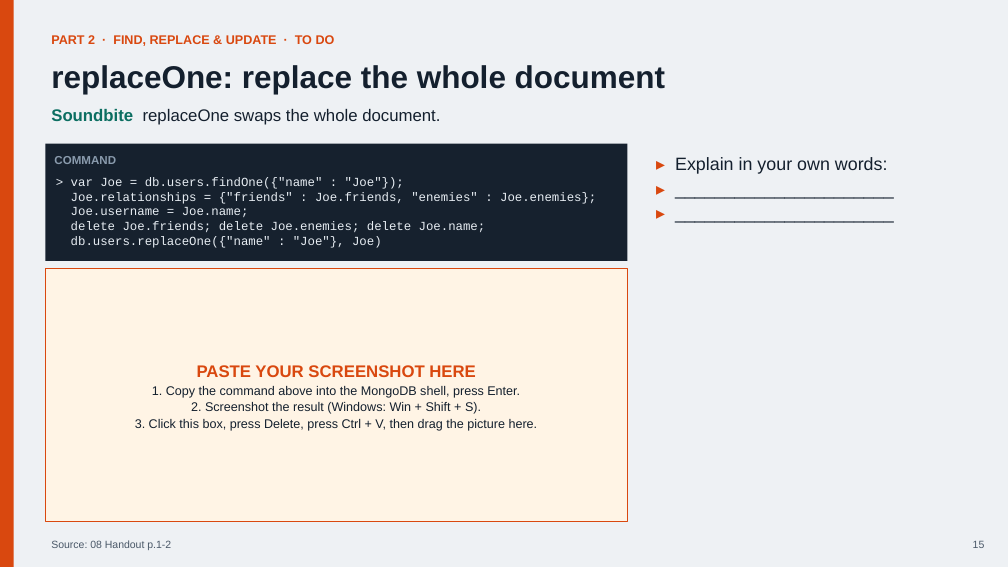
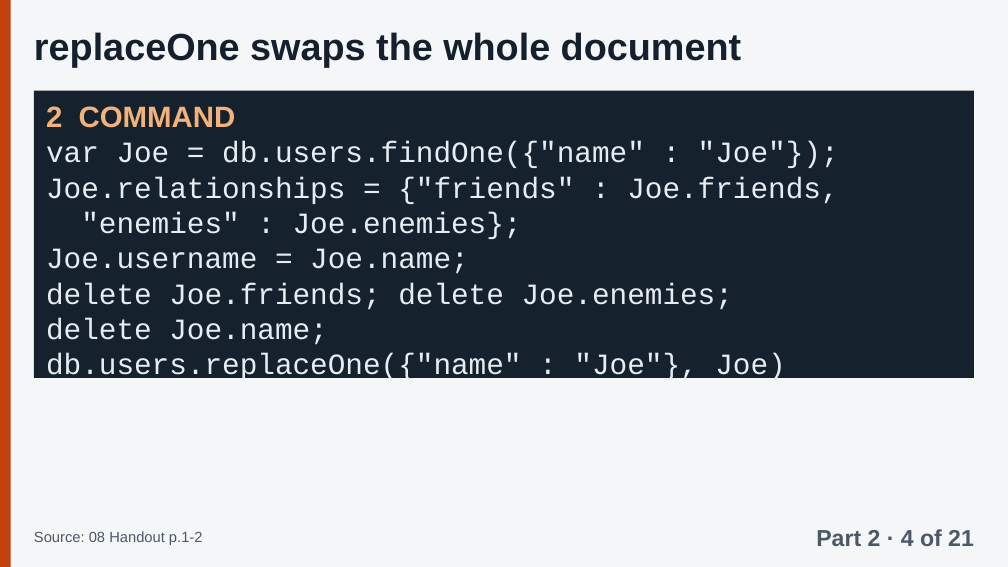
Before and after one commit to Tiredicey/ADBS, a slide deck: slide 26 of 02_GROUP_DECK/ADBS_GROUP_DECK.pptx (slide 15 before the commit). Drawn at 1008x567 pixels with LibreOffice and Linux fonts; fonts in the diff are those of the drawing. Boxes give left, top, right and bottom in pixels: in the first picture for what was removed or moved away, otherwise in the second. Text is boxed around its words. In the diff, an @@ line names an element or a change of style, - is before the commit and + after.

```diff
--- a/02_GROUP_DECK/ADBS_GROUP_DECK.pptx
+++ b/02_GROUP_DECK/ADBS_GROUP_DECK.pptx
@@ background #EEF1F4 to #F4F6F8 @@
@@ rectangle at box(0, 0, 11, 567): fill #D9480F to #C2410C @@
@@ text at box(34, 32, 741, 67): text changed; size 30 to 36 pt @@
-replaceOne: replace the whole document
+replaceOne swaps the whole document
@@ text removed at box(51, 35, 335, 46) @@
-PART 2 · FIND, REPLACE & UPDATE · TO DO
@@ rectangle: place and size @@
-rectangle at box(45, 144, 628, 261)
+rectangle at box(34, 91, 974, 378)
@@ text at box(46, 106, 839, 239): text changed; size 11.8 to 28 pt @@
-> var Joe = db.users.findOne({"name" : "Joe"});
-Joe.relationships = {"friends" : Joe.friends, "enemies" : Joe.enemies};
+2 COMMAND
+var Joe = db.users.findOne({"name" : "Joe"});
+Joe.relationships = {"friends" : Joe.friends,
+"enemies" : Joe.enemies};
@@ text "2 COMMAND": place and size @@
-text "2 COMMAND" at box(71, 177, 596, 248)
+text "2 COMMAND" at box(46, 106, 839, 382)
@@ text removed at box(51, 109, 440, 125) @@
-Soundbite replaceOne swaps the whole document.
@@ text removed at box(54, 156, 116, 164) @@
-COMMAND
@@ text removed at box(675, 157, 888, 174) @@
-▸ Explain in your own words:
-▸ ______________________
-▸ ______________________
@@ rectangle removed at box(45, 268, 628, 522) @@
-PASTE YOUR SCREENSHOT HERE
-1. Copy the command above into the MongoDB shell, press Enter.
-2. Screenshot the result (Windows: Win + Shift + S).
-3. Click this box, press Delete, press Ctrl + V, then drag the picture here.
@@ text at box(46, 248, 785, 382): size 11.8 to 28 pt in "Joe.username = Joe.name;", "db.users.replaceOne({"name" : "Joe"}, Joe)" @@
@@ text at box(46, 283, 733, 345): text changed; size 11.8 to 28 pt @@
-delete Joe.friends; delete Joe.enemies; delete Joe.name;
+delete Joe.friends; delete Joe.enemies;
+delete Joe.name;
@@ text "Source: 08 Handout p.1-2": place and size @@
-text "Source: 08 Handout p.1-2" at box(51, 540, 171, 550)
+text "Source: 08 Handout p.1-2" at box(34, 531, 203, 545)
@@ text "Source: 08 Handout p.1-2" at box(34, 531, 203, 545): size 10 to 14 pt; line spacing 1.1 to 1 @@
@@ text added at box(816, 529, 974, 546), 22 pt, text #4A5868, bold @@
+Part 2 · 4 of 21
@@ text removed at box(973, 541, 985, 548) @@
-15
```
Also in this commit, not shown: 42 other slides changed, 53 slides added, 7 slides removed, 2 other files.
